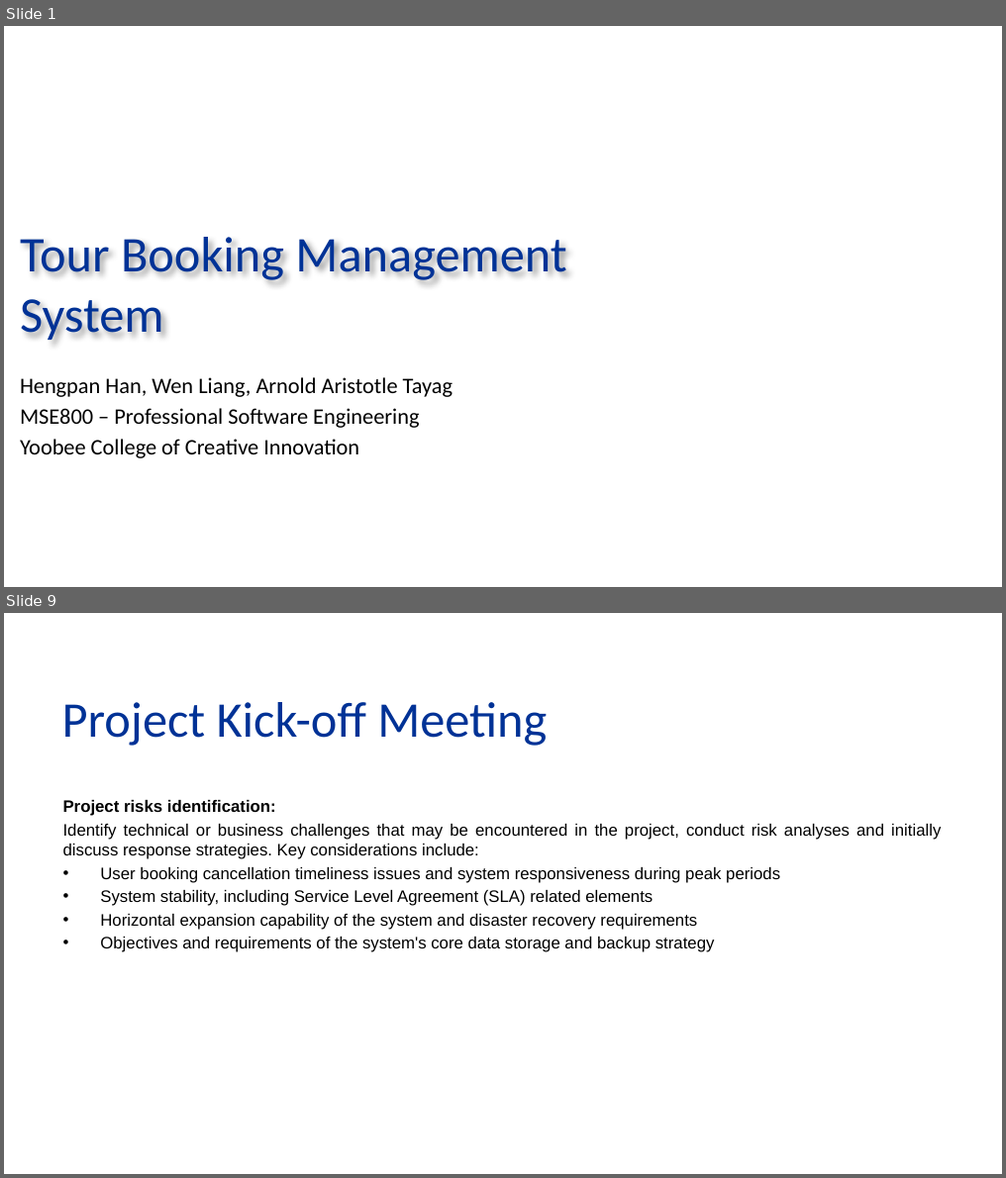
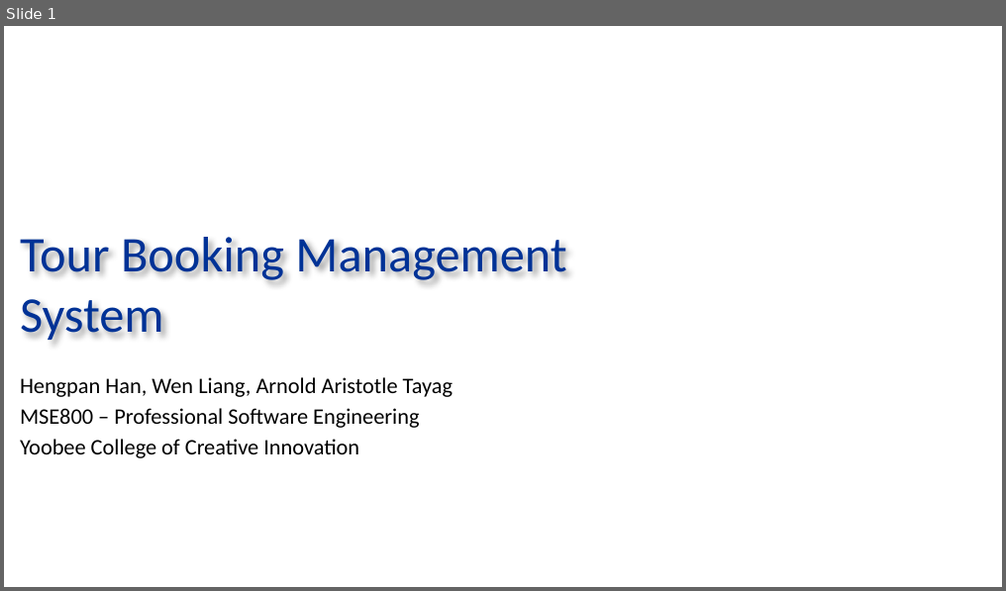
Before and after one commit to aamtayag/mse800-assessment2, a slide deck: docs/mse800_assess2.pptx. Shown one above the other, each under a label of ours: slides 1 and 9 before the commit, slide 1 after it; the slides between them are not shown. The pictures are 1006x1178 and 1006x591 pixels, drawn with LibreOffice and Linux fonts; fonts in the diff are those of the drawing; background and template pictures are left out. Boxes give left, top, right and bottom in pixels: in the first picture for what was removed or moved away, otherwise in the second. Text is boxed around its words. In the diff, an @@ line names an element or a change of style, - is before the commit and + after.

```diff
--- a/docs/mse800_assess2.pptx
+++ b/docs/mse800_assess2.pptx
@@ slide 9 removed at box(4, 613, 1002, 1174), background picture (left out) @@
@@ title removed at box(62, 702, 547, 746) @@
-Project Kick-off Meeting
@@ text removed at box(63, 800, 941, 953) @@
-Project risks identification:
-Identify technical or business challenges that may be encountered in the project, conduct risk analyses and initially discuss response strategies. Key considerations include:
-• User booking cancellation timeliness issues and system responsiveness during peak periods
-• System stability, including Service Level Agreement (SLA) related elements
-• Horizontal expansion capability of the system and disaster recovery requirements
-• Objectives and requirements of the system's core data storage and backup strategy
```
Also in this commit, not shown: 15 slides changed, 1 slide added, 3 other slides removed.
